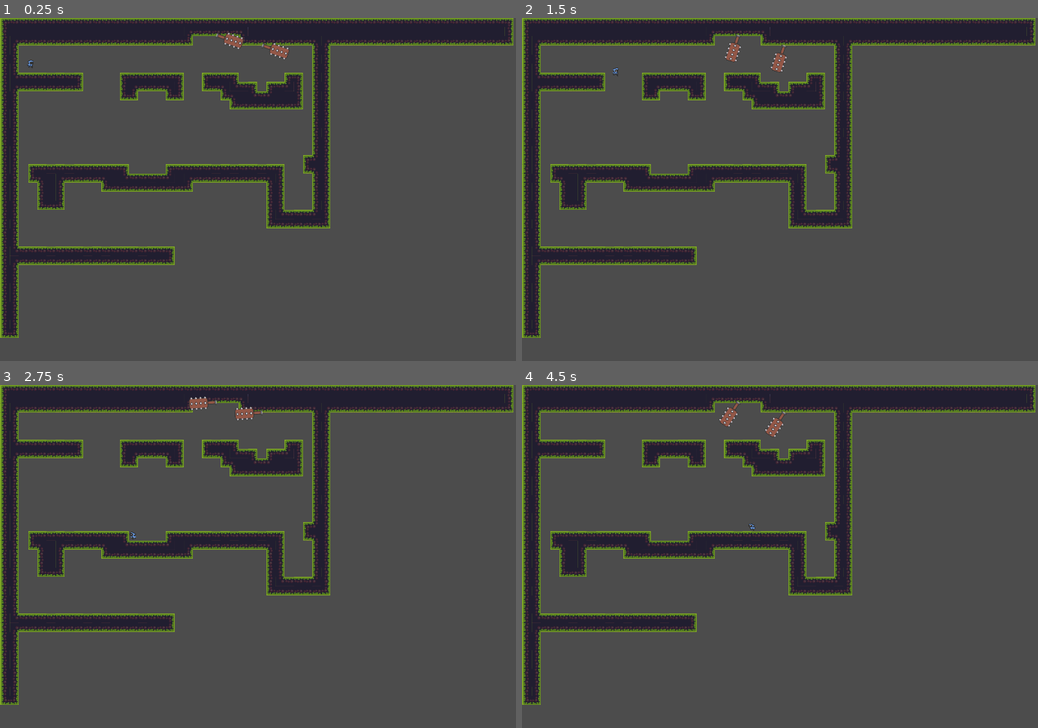
Above: before the commit, frames 1-4 (two rows, left to right).
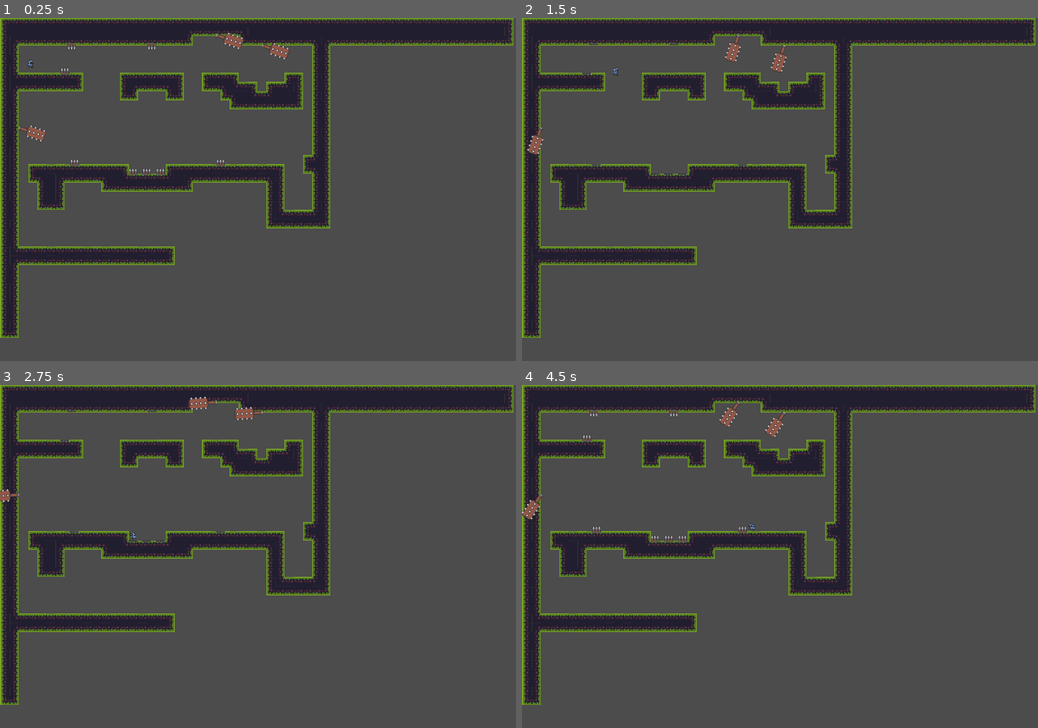
Above: after the commit, the same moments.

Repository: luctho27/platformer
Game: Godot game, scene res://platformer/world.tscn
Same seed, same stepped clock (60 frames per second), same inputs: the game is played once before the commit and once after it. The project has no main scene, so this scene is started directly.
Inputs:
- Up to frame 1 (0.25 s): no input
- Up to frame 2 (1.5 s): hold D (right) from 0.53 s (still down); tap Space (jump) at 0.77 s
- Up to frame 3 (2.75 s): tap Space (jump) at 1.52 s; release D (right) at 2.03 s; hold A (left) from 2.03 s (still down)
- Up to frame 4 (4.5 s): release A (left) at 2.78 s; hold D (right) 2.78-4.28 s; tap Space (jump) at 3.02, 3.77 s; hold A (left) from 4.28 s (still down)

The runs differ from the first frame. In frame 1, 0.3% of the frame differs, in the area x 3-44%, y 7-46%; in frame 2, 0.2%; in frame 3, 0.1%; in frame 4, 0.3%, in the area x 0-44%, y 7-46%.

Commit message:
putting spike traps in

Diff:
--- /dev/null
+++ b/SpikeTrap.gd
@@ -0,0 +1,10 @@
+extends Area2D
+
+
+#func _ready():
+#	$AnimationPlayer.play("SpikeTrigger")
+
+
+func _on_Area2D_body_entered(body):
+	if body.is_in_group("Player"):
+		print("player dead")
--- /dev/null
+++ b/platformer/SpikeTrap.tscn
@@ -0,0 +1,81 @@
+[gd_scene load_steps=6 format=2]
+
+[ext_resource path="res://platform_metroidvania asset pack v1.01/misc/trap_spikes_anim_strip_7.png" type="Texture" id=1]
+[ext_resource path="res://SpikeTrap.gd" type="Script" id=2]
+
+[sub_resource type="RectangleShape2D" id=1]
+extents = Vector2( 8, 8 )
+
+[sub_resource type="Animation" id=2]
+length = 0.001
+tracks/0/type = "value"
+tracks/0/path = NodePath("Sprite:frame")
+tracks/0/interp = 1
+tracks/0/loop_wrap = true
+tracks/0/imported = false
+tracks/0/enabled = true
+tracks/0/keys = {
+"times": PoolRealArray( 0 ),
+"transitions": PoolRealArray( 1 ),
+"update": 0,
+"values": [ 1 ]
+}
+tracks/1/type = "value"
+tracks/1/path = NodePath("CollisionShape2D:disabled")
+tracks/1/interp = 1
+tracks/1/loop_wrap = true
+tracks/1/imported = false
+tracks/1/enabled = true
+tracks/1/keys = {
+"times": PoolRealArray( 0 ),
+"transitions": PoolRealArray( 1 ),
+"update": 0,
+"values": [ false ]
+}
+
+[sub_resource type="Animation" id=3]
+resource_name = "SpikeTrigger"
+length = 2.0
+loop = true
+tracks/0/type = "value"
+tracks/0/path = NodePath("Sprite:frame")
+tracks/0/interp = 1
+tracks/0/loop_wrap = true
+tracks/0/imported = false
+tracks/0/enabled = true
+tracks/0/keys = {
+"times": PoolRealArray( 0, 0.1, 0.2, 0.3, 0.4, 0.5, 0.6 ),
+"transitions": PoolRealArray( 1, 1, 1, 1, 1, 1, 1 ),
+"update": 1,
+"values": [ 1, 2, 3, 4, 3, 2, 1 ]
+}
+tracks/1/type = "value"
+tracks/1/path = NodePath("CollisionShape2D:disabled")
+tracks/1/interp = 1
+tracks/1/loop_wrap = true
+tracks/1/imported = false
+tracks/1/enabled = true
+tracks/1/keys = {
+"times": PoolRealArray( 0, 0.2, 0.5 ),
+"transitions": PoolRealArray( 1, 1, 1 ),
+"update": 1,
+"values": [ true, false, true ]
+}
+
+[node name="Area2D" type="Area2D"]
+script = ExtResource( 2 )
+
+[node name="CollisionShape2D" type="CollisionShape2D" parent="."]
+shape = SubResource( 1 )
+
+[node name="Sprite" type="Sprite" parent="."]
+texture = ExtResource( 1 )
+hframes = 7
+frame = 1
+
+[node name="AnimationPlayer" type="AnimationPlayer" parent="."]
+autoplay = "SpikeTrigger"
+anims/RESET = SubResource( 2 )
+anims/SpikeTrigger = SubResource( 3 )
+
+[connection signal="body_entered" from="." to="." method="_on_Area2D_body_entered"]
--- a/SwingingTrap.tscn
+++ b/platformer/SwingingTrap.tscn
@@ -1,7 +1,7 @@
 [gd_scene load_steps=5 format=2]
 
 [ext_resource path="res://platform_metroidvania asset pack v1.01/misc/trap_suspended_anim_strip_18.png" type="Texture" id=1]
-[ext_resource path="res://SwingingTrap.gd" type="Script" id=2]
+[ext_resource path="res://platformer/SwingingTrap.gd" type="Script" id=2]
 
 [sub_resource type="Animation" id=1]
 length = 0.001
--- a/platformer/world.tscn
+++ b/platformer/world.tscn
@@ -1,8 +1,9 @@
-[gd_scene load_steps=24 format=2]
+[gd_scene load_steps=25 format=2]
 
 [ext_resource path="res://platformer/player.tscn" type="PackedScene" id=1]
 [ext_resource path="res://platform_metroidvania asset pack v1.01/Background/tileset.png" type="Texture" id=2]
-[ext_resource path="res://SwingingTrap.tscn" type="PackedScene" id=3]
+[ext_resource path="res://platformer/SwingingTrap.tscn" type="PackedScene" id=3]
+[ext_resource path="res://platformer/SpikeTrap.tscn" type="PackedScene" id=4]
 
 [sub_resource type="RectangleShape2D" id=1]
 extents = Vector2( 479, 10 )
@@ -217,3 +218,37 @@
 
 [node name="SwingingTrap2" parent="." instance=ExtResource( 3 )]
 position = Vector2( 457, 48 )
+
+[node name="Area2D" parent="." instance=ExtResource( 4 )]
+position = Vector2( 124, 52 )
+
+[node name="Area2D2" parent="." instance=ExtResource( 4 )]
+position = Vector2( 264, 52 )
+
+[node name="Area2D3" parent="." instance=ExtResource( 4 )]
+position = Vector2( 112, 91 )
+rotation = -3.14159
+
+[node name="Area2D4" parent="." instance=ExtResource( 4 )]
+position = Vector2( 129, 251 )
+rotation = -3.14159
+
+[node name="Area2D5" parent="." instance=ExtResource( 4 )]
+position = Vector2( 255, 267 )
+rotation = -3.14159
+
+[node name="Area2D6" parent="." instance=ExtResource( 4 )]
+position = Vector2( 231, 267 )
+rotation = -3.14159
+
+[node name="Area2D8" parent="." instance=ExtResource( 4 )]
+position = Vector2( 384, 251 )
+rotation = -3.14159
+
+[node name="SwingingTrap3" parent="." instance=ExtResource( 3 )]
+position = Vector2( 32, 192 )
+scale = Vector2( 1, 1 )
+
+[node name="Area2D7" parent="." instance=ExtResource( 4 )]
+position = Vector2( 279, 267 )
+rotation = -3.14159
Renamed: SwingingTrap.gd -> platformer/SwingingTrap.gd
